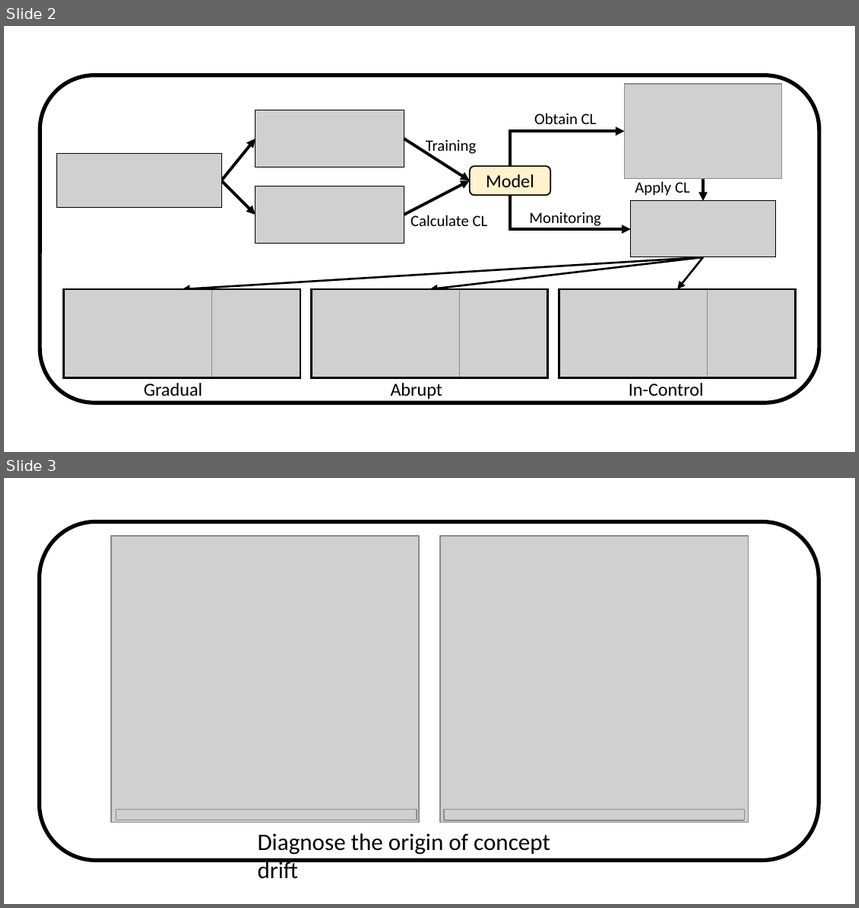
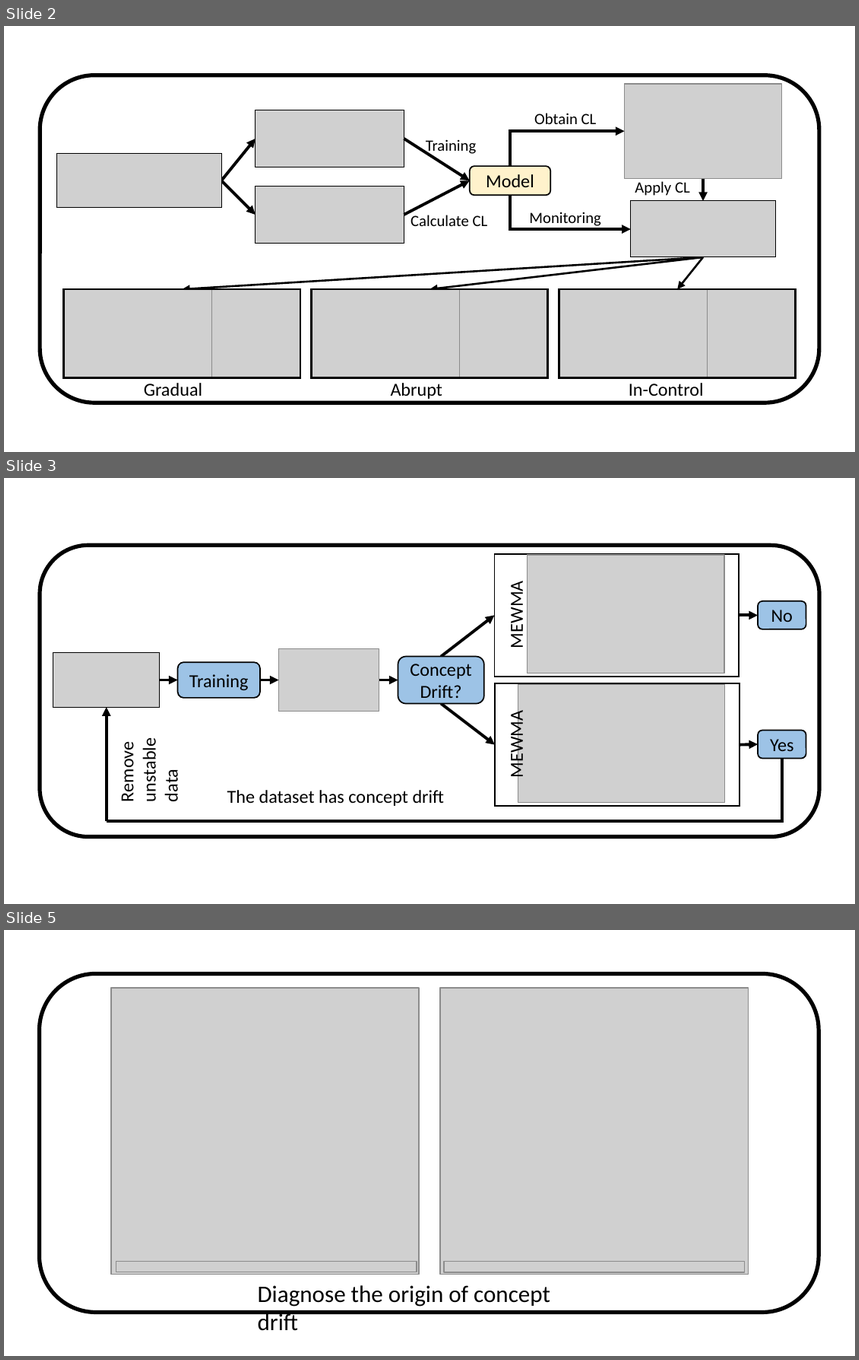
Before and after one commit to kgzhang0801/cd_paper, a slide deck: figures/v14/flow_chart/gen_fig_most_updated_1.pptx. Shown one above the other, each under a label of ours: slides 2 and 3 before the commit, slides 2, 3 and 5 after it; the slides between them are not shown. The pictures are 859x908 and 859x1360 pixels, drawn with LibreOffice and Linux fonts; fonts in the diff are those of the drawing; grey boxes stand for pictures. Boxes give left, top, right and bottom in pixels: in the first picture for what was removed or moved away, otherwise in the second. Text is boxed around its words. In the diff, an @@ line names an element or a change of style, - is before the commit and + after.

```diff
--- a/figures/v14/flow_chart/gen_fig_most_updated_1.pptx
+++ b/figures/v14/flow_chart/gen_fig_most_updated_1.pptx
@@ slide 3 added at (4,478,855,904), background #FFFFFF @@
@@ rounded rectangle added at (40,545,819,837), outline #000000 3 pt @@
@@ rectangle added at (495,554,740,676), outline #000000 1 pt @@
@@ picture added at (527,555,724,673) @@
@@ text added at (506,587,528,647), 14 pt, text #000000 @@
+MEWMA
@@ rounded rectangle added at (758,601,806,629), fill #9DC3E6, outline #000000 1 pt, 14 pt, text #000000 @@
+No
@@ arrow added from (441, 657) to (495, 615), #000000 2.25 pt @@
@@ arrow added from (739, 615) to (758, 615), #000000 2.25 pt @@
@@ picture added at (53,653,160,707) @@
@@ picture added at (278,648,379,711) @@
@@ rounded rectangle added at (398,657,484,704), fill #9DC3E6, outline #000000 1 pt, 14 pt, text #000000 @@
+Concept Drift?
@@ arrow added from (160, 679) to (178, 679), #000000 2.25 pt @@
@@ rounded rectangle added at (178,663,260,698), fill #9DC3E6, outline #000000 1 pt, 14 pt, text #000000 @@
+Training
@@ arrow added from (260, 679) to (278, 679), #000000 2.25 pt @@
@@ arrow added from (379, 679) to (398, 679), #000000 2.25 pt @@
@@ arrow added from (441, 703) to (495, 745), #000000 2.25 pt @@
@@ rectangle added at (495,683,740,806), outline #000000 1 pt @@
@@ picture added at (519,684,726,803) @@
@@ arrow added from (106, 822) to (106, 707), #000000 2.25 pt @@
@@ text added at (506,716,528,776), 14 pt, text #000000 @@
+MEWMA
@@ text added at (116,744,183,801), 14 pt, text #000000 @@
+Remove unstable data
@@ arrow added from (740, 745) to (758, 744), #000000 2.25 pt @@
@@ rounded rectangle added at (758,730,806,758), fill #9DC3E6, outline #000000 1 pt, 14 pt, text #000000 @@
+Yes
@@ elbow line added from (782, 758) to (106, 820), #000000 2.25 pt @@
@@ text added at (227,790,445,806), 14 pt, text #000000 @@
+The dataset has concept drift
@@ what was slide 3 is now slide 5 @@
```
Also in this commit, not shown: 1 other slide added, 2 other files.
